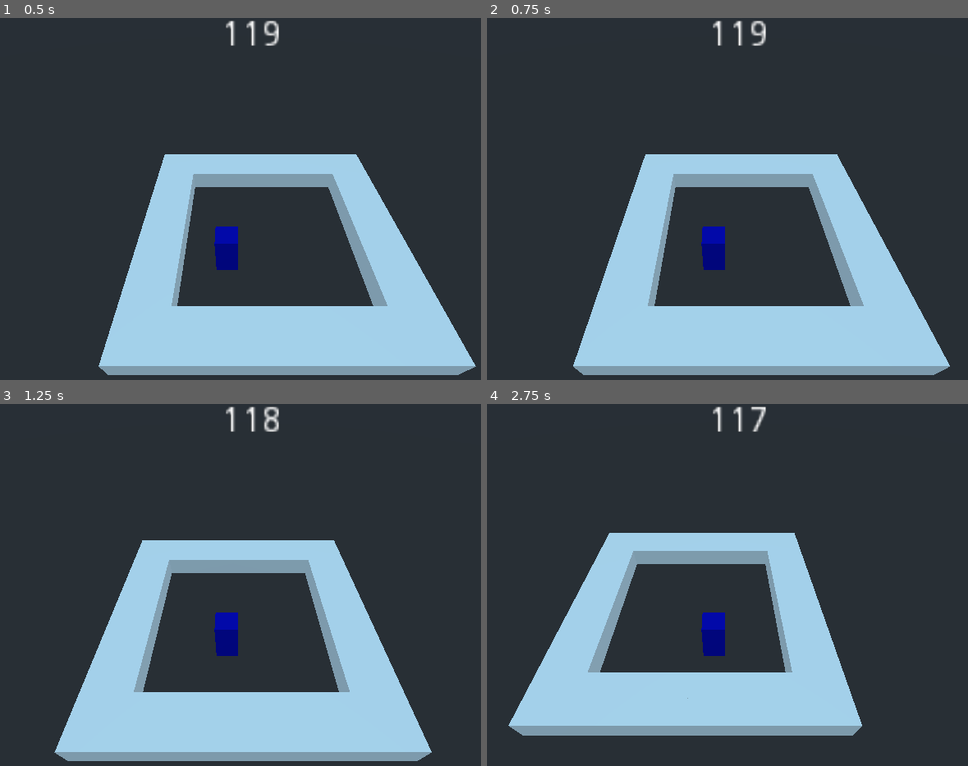
Above: before the commit, frames 1-4 (two rows, left to right).
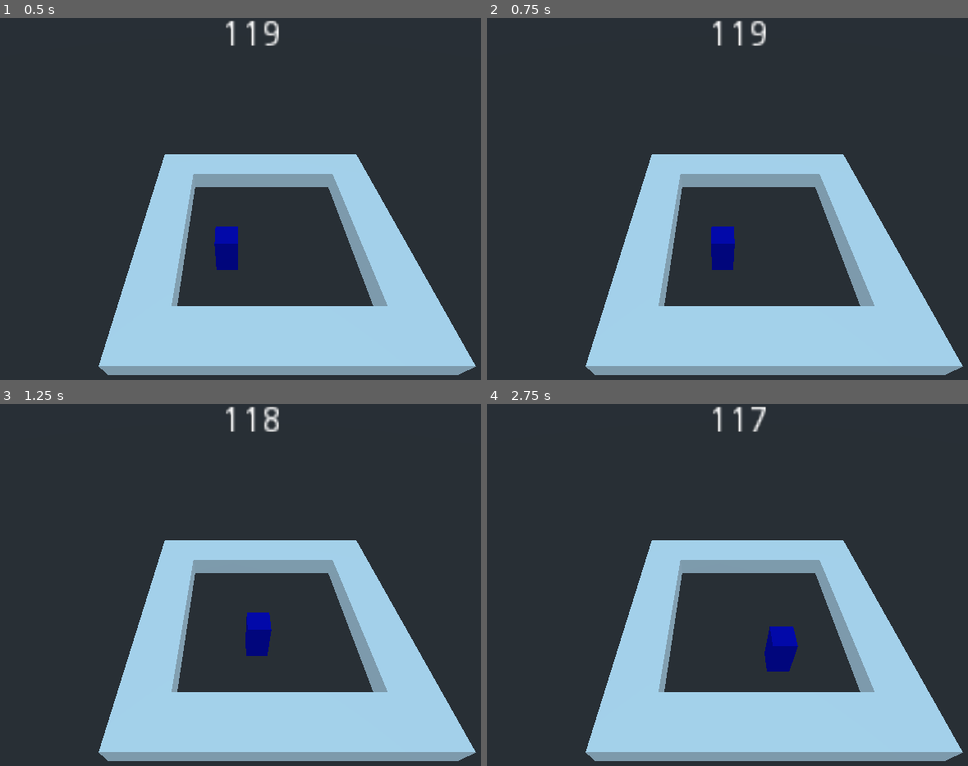
Above: after the commit, the same moments.

Repository: Nekotato1412/pitit-jam-pebleworks
Game: Godot game, scene res://Game.tscn
Same seed, same stepped clock (60 frames per second), same inputs: the game is played once before the commit and once after it.
Inputs:
- Up to frame 1 (0.5 s): no input
- Up to frame 2 (0.75 s): tap Enter at 0.5 s; hold D (move_right) from 0.53 s (still down); hold Shift (sprint) from 0.53 s (still down)
- Up to frame 3 (1.25 s): keep holding D (move_right); keep holding Shift (sprint)
- Up to frame 4 (2.75 s): release D (move_right) at 1.28 s; release Shift (sprint) at 1.28 s; hold S (move_down) 1.28-2.03 s; tap Shift (sprint) at 1.35 s; hold D (move_right) from 2.03 s (still down); hold Shift (sprint) from 2.03 s (still down)

Frame 1 is identical in both runs. In frame 2, 5.1% of the frame differs, in the area x 17-99%, y 37-99%; in frame 3, 15%; in frame 4, 32%, in the area x 4-99%, y 35-99%.

Commit message:
Added basic raycast

Diff:
--- a/Game.tscn
+++ b/Game.tscn
@@ -14,10 +14,6 @@
 autostart = true
 
 [node name="Player" parent="." instance=ExtResource( 1 )]
-
-[node name="Camera" type="Camera" parent="Player"]
-transform = Transform( -1, -3.59989e-21, -8.74227e-08, -6.18172e-08, 0.707107, 0.707107, 6.18172e-08, 0.707107, -0.707107, -0.28364, 10.1848, -7.65789 )
-current = true
 
 [node name="HUD" parent="." instance=ExtResource( 3 )]
 
@@ -143,4 +139,8 @@
 "_edit_group_": true
 }
 
+[node name="Camera" type="Camera" parent="."]
+transform = Transform( -1, -3.59989e-21, -8.74227e-08, -6.18172e-08, 0.707107, 0.707107, 6.18172e-08, 0.707107, -0.707107, -0.28364, 10.1848, -7.65789 )
+current = true
+
 [connection signal="timeout" from="Game Time" to="." method="_on_Game_Time_timeout"]
--- a/Player.gd
+++ b/Player.gd
@@ -9,10 +9,13 @@
 
 	if Input.is_action_pressed("move_right"):
 		velocity.x -= 1
+
 	if Input.is_action_pressed("move_left"):
 		velocity.x += 1
+
 	if Input.is_action_pressed("move_down"):
 		velocity.z -= 1
+
 	if Input.is_action_pressed("move_up"):
 		velocity.z += 1
 
@@ -21,5 +24,8 @@
 	if Input.is_action_pressed("sprint"):
 		velocity = velocity * sprintMultiplier
 
+	if velocity:
+		look_at(transform.origin + velocity, Vector3.UP)
+
 # warning-ignore:return_value_discarded
 	move_and_slide(velocity * speed)
--- a/Player.tscn
+++ b/Player.tscn
@@ -22,3 +22,8 @@
 transform = Transform( 0.5, 0, 0, 0, 1, 0, 0, 0, 0.5, 0, 0, 0 )
 mesh = SubResource( 2 )
 material = SubResource( 3 )
+
+[node name="RayCast" type="RayCast" parent="."]
+transform = Transform( 1, 0, 0, 0, 1, 0, 0, 0, 1, 0, 0.703502, 0 )
+enabled = true
+cast_to = Vector3( 0, 0, -2 )
--- a/project.godot
+++ b/project.godot
@@ -50,6 +50,11 @@
 "events": [ Object(InputEventKey,"resource_local_to_scene":false,"resource_name":"","device":0,"alt":false,"shift":false,"control":false,"meta":false,"command":false,"pressed":false,"scancode":16777237,"physical_scancode":0,"unicode":0,"echo":false,"script":null)
  ]
 }
+interact={
+"deadzone": 0.5,
+"events": [ Object(InputEventKey,"resource_local_to_scene":false,"resource_name":"","device":0,"alt":false,"shift":false,"control":false,"meta":false,"command":false,"pressed":false,"scancode":69,"physical_scancode":0,"unicode":0,"echo":false,"script":null)
+ ]
+}
 
 [physics]
 
